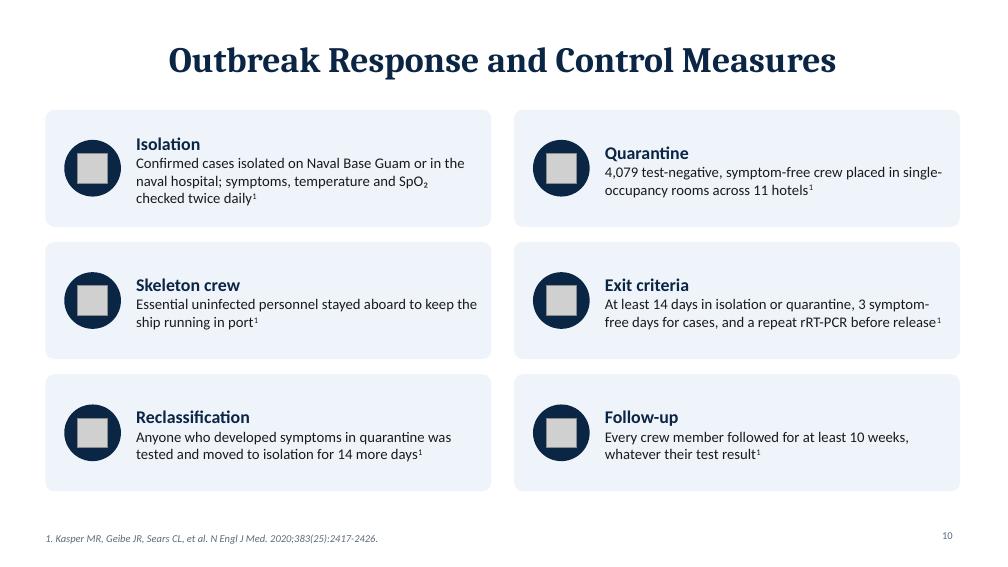
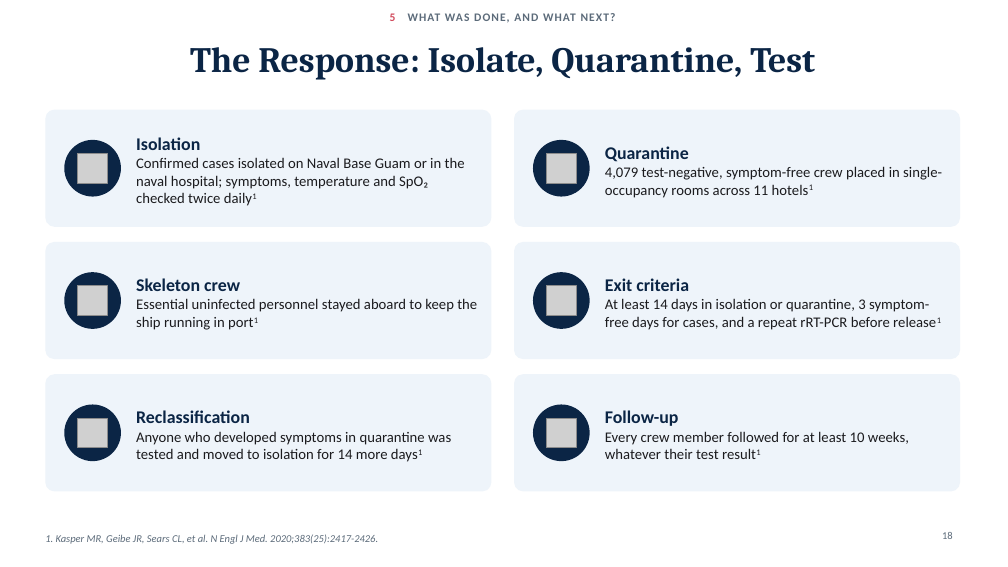
Before and after one commit to adebowa96/Research, a slide deck: slide 18 of Outbreak_of_the_Day/Covid19_Aircraft_Carrier_Outbreak.pptx (slide 10 before the commit). Drawn at 1008x567 pixels with LibreOffice and Linux fonts; fonts in the diff are those of the drawing; grey boxes stand for pictures. Boxes give left, top, right and bottom in pixels: in the first picture for what was removed or moved away, otherwise in the second. Text is boxed around its words. In the diff, an @@ line names an element or a change of style, - is before the commit and + after.

```diff
--- a/Outbreak_of_the_Day/Covid19_Aircraft_Carrier_Outbreak.pptx
+++ b/Outbreak_of_the_Day/Covid19_Aircraft_Carrier_Outbreak.pptx
@@ text added at (390,13,616,23), 11 pt, text #5C6B7A, bold @@
+5 WHAT WAS DONE, AND WHAT NEXT?
@@ title at (190,47,815,80): text changed @@
-Outbreak Response and Control Measures
+The Response: Isolate, Quarantine, Test
```
Also in this commit, not shown: 18 other slides changed.
